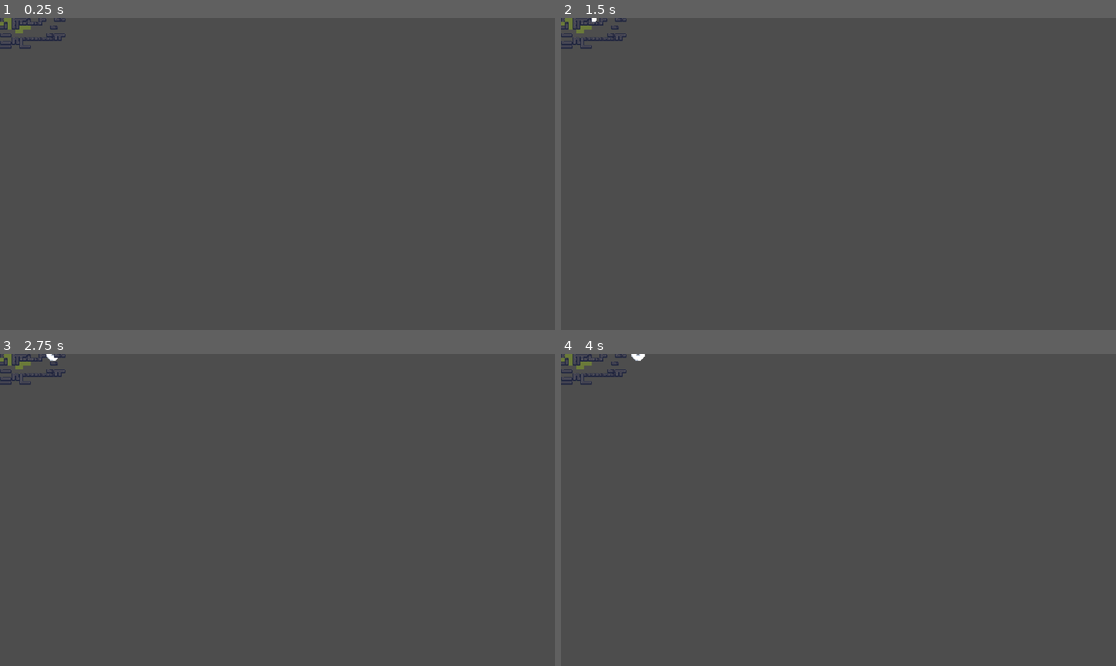
Above: before the commit, frames 1-4 (two rows, left to right).
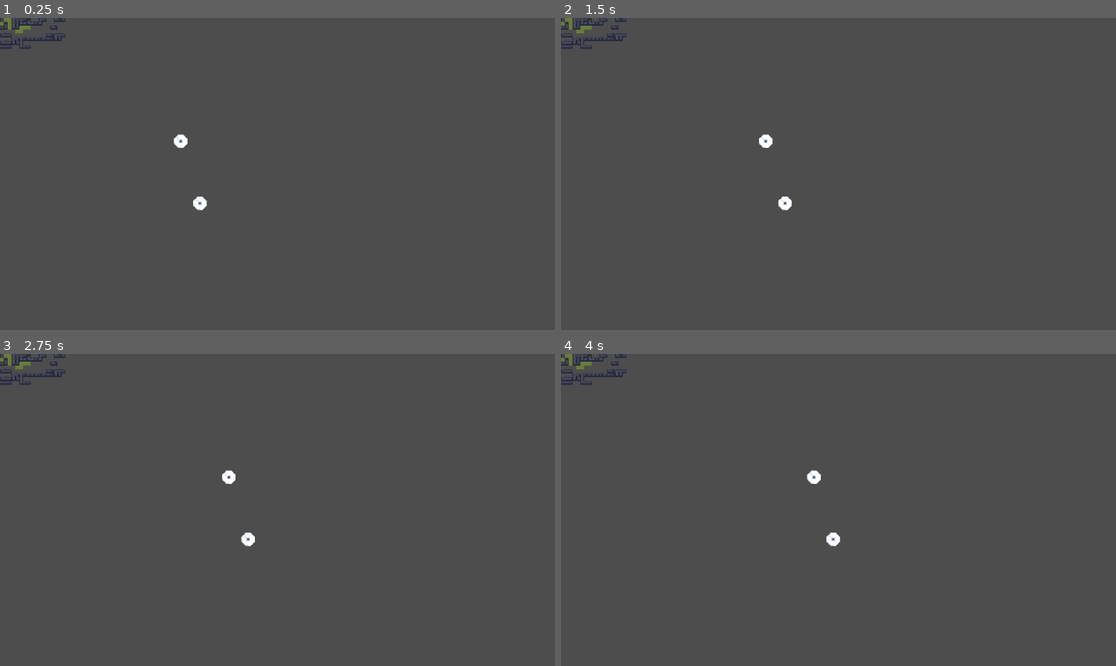
Above: after the commit, the same moments.

Repository: Lysquid/GMTK-2023
Game: Godot game, scene res://src/main.tscn
The game is run twice, just before and just after one commit, with the same random seed, the same clock (stepped at 60 frames per second) and the same inputs.
Inputs (mouse positions are in pixels of both pictures, inside the frame that each line leads up to):
- Up to frame 1 (0.25 s): no input
- Up to frame 2 (1.5 s): move the mouse to (960, 158) at 0.52 s; click (960, 158) at 0.6 s; move the mouse to (727, 189) at 1.27 s; click (727, 189) at 1.35 s
- Up to frame 3 (2.75 s): move the mouse to (333, 441) at 2.02 s; click (333, 441) at 2.1 s
- Up to frame 4 (4 s): move the mouse to (810, 572) at 2.77 s; click (810, 572) at 2.85 s; move the mouse to (1005, 556) at 3.52 s; click (1005, 556) at 3.6 s

The runs differ from the first frame. In frame 1, 0.2% of the frame differs, in the area x 31-38%, y 37-62%; in frame 2, 0.2%; in frame 3, 0.2%; in frame 4, 0.2%, in the area x 12-51%, y 0-62%.

Commit message:
zombie colision and death

Diff:
--- a/src/entities/zombie.gd
+++ b/src/entities/zombie.gd
@@ -3,9 +3,11 @@
 const SPEED: float = 40
 const ARROW_DIST: float = 20
 
-var direction: Vector2 = Vector2(1, 0)
 var mouse_on_zombie: bool = false
 var selected: bool = false
+var direction: Vector2 = Vector2(1, 0)
+
+var alive: bool = true
 
 
 func _ready():
@@ -14,28 +16,33 @@
 
 func get_dir():
 	var mouse_pos = get_viewport().get_mouse_position()
-
 	return (mouse_pos - position).normalized()
 
 
 func _process(delta):
+
 	$Arrow.visible = selected
 
+	if !alive: return
+
+	var click = Input.is_action_just_pressed("select")
+	var dir = get_dir()
+
+	# updating selected variable
 	if selected:
-		var dir = get_dir()
+		if click:
+			selected = false
+			direction = dir
+	else:
+		if click and mouse_on_zombie:
+			selected = true
+
+	# applying selection
+	if selected:
 		$Arrow.position = dir * ARROW_DIST
 		var angle = $Arrow.get_angle_to(position + dir * 2 * ARROW_DIST)
 		$Arrow.rotate(angle)
-
-		if Input.is_action_just_pressed("select"):
-			selected = false
-			direction = dir
-			print(direction)
 	else:
-		if Input.is_action_just_pressed("select") and mouse_on_zombie:
-			selected = true
-
-	if !selected:
 		move_and_collide(direction * SPEED * delta)
 
 
@@ -45,3 +52,12 @@
 
 func _on_area_2d_mouse_exited():
 	mouse_on_zombie = false
+
+
+func _on_area_2d_body_shape_entered(body_rid, body, body_shape_index, local_shape_index):
+	if body == self or !self.alive or !body.is_in_group("zombies"): return
+
+	self.alive = false
+	self.selected = false
+	body.alive = false
+	body.selected = false
--- a/src/entities/zombie.tscn
+++ b/src/entities/zombie.tscn
@@ -24,7 +24,9 @@
 [sub_resource type="CircleShape2D" id="CircleShape2D_o7rj1"]
 radius = 16.0
 
-[node name="Zombie" type="CharacterBody2D"]
+[node name="Zombie" type="CharacterBody2D" groups=["zombies"]]
+collision_layer = 3
+collision_mask = 0
 script = ExtResource("1_tq7vc")
 
 [node name="CollisionShape2D" type="CollisionShape2D" parent="."]
@@ -35,6 +37,8 @@
 sprite_frames = SubResource("SpriteFrames_f4j3r")
 
 [node name="Area2D" type="Area2D" parent="."]
+collision_layer = 524288
+collision_mask = 2
 
 [node name="CollisionShape2D" type="CollisionShape2D" parent="Area2D"]
 shape = SubResource("CircleShape2D_o7rj1")
@@ -47,5 +51,6 @@
 region_enabled = true
 region_rect = Rect2(96, 80, 16, 16)
 
+[connection signal="body_shape_entered" from="Area2D" to="." method="_on_area_2d_body_shape_entered"]
 [connection signal="mouse_entered" from="Area2D" to="." method="_on_area_2d_mouse_entered"]
 [connection signal="mouse_exited" from="Area2D" to="." method="_on_area_2d_mouse_exited"]
--- a/src/level/level.tscn
+++ b/src/level/level.tscn
@@ -6,11 +6,17 @@
 
 [node name="Level" type="Node2D"]
 
-[node name="Zombie1" parent="." instance=ExtResource("1_ibkw1")]
-
 [node name="TileMap" type="TileMap" parent="."]
 tile_set = ExtResource("2_njgsb")
 format = 2
 layer_0/tile_data = PackedInt32Array(131071, 0, 0, 196607, 65536, 4, 131072, 0, 5, 131073, 327680, 3, 131074, 0, 0, 655 …(3600 unchanged characters)…
 
 [node name="Human1" parent="." instance=ExtResource("2_lymg8")]
+
+[node name="Zombies" type="Node2D" parent="."]
+
+[node name="Zombie1" parent="Zombies" instance=ExtResource("1_ibkw1")]
+position = Vector2(365, 256)
+
+[node name="Zombie2" parent="Zombies" instance=ExtResource("1_ibkw1")]
+position = Vector2(405, 385)
